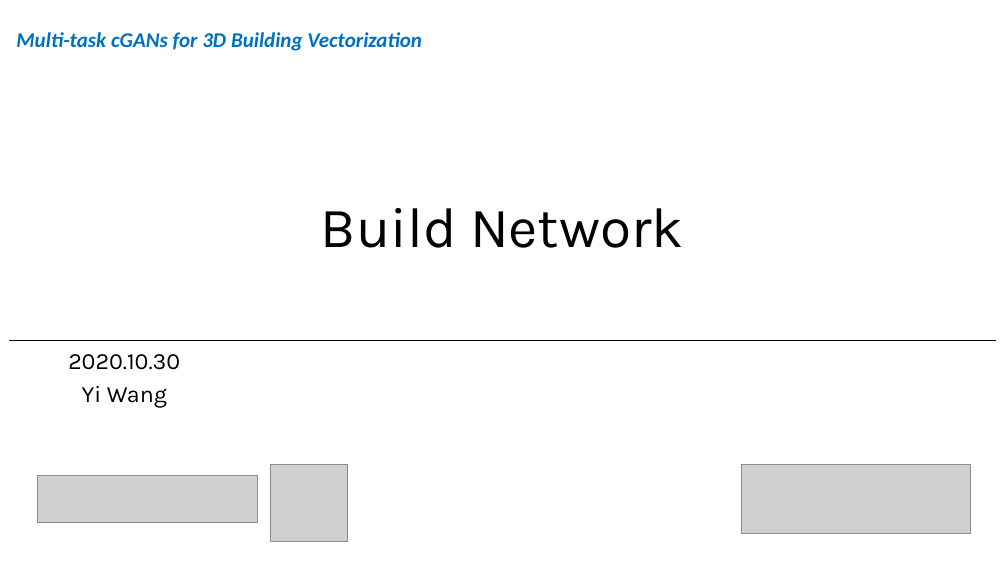
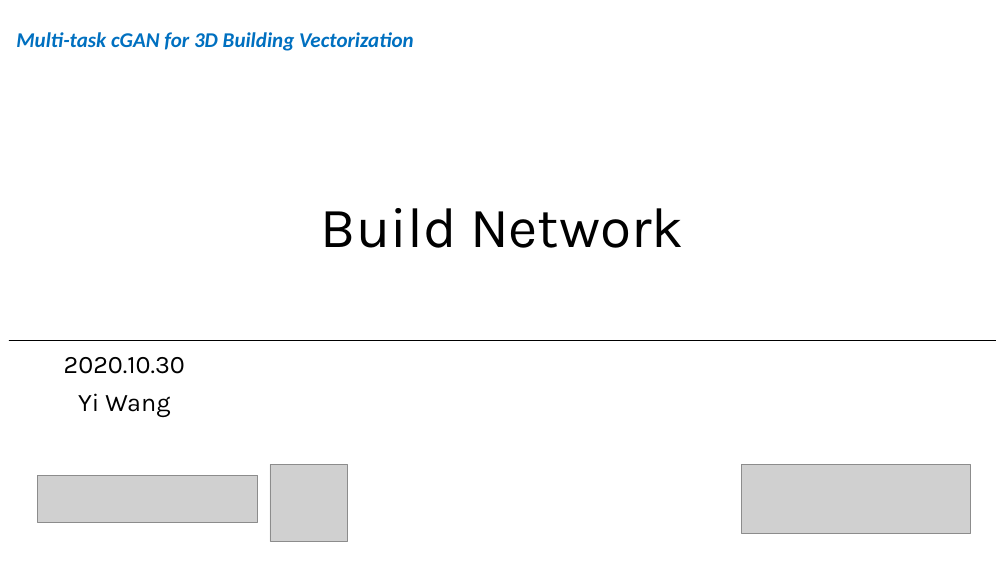
Before and after one commit to wangyi111/Building-Vectorization-3D, a slide deck: slide 1 of assets/reports/20201029_BuildNetwork.pptx. Drawn at 1008x567 pixels with LibreOffice and Linux fonts; fonts in the diff are those of the drawing; grey boxes stand for pictures. Boxes give left, top, right and bottom in pixels: in the first picture for what was removed or moved away, otherwise in the second. Text is boxed around its words. In the diff, an @@ line names an element or a change of style, - is before the commit and + after.

```diff
--- a/assets/reports/20201029_BuildNetwork.pptx
+++ b/assets/reports/20201029_BuildNetwork.pptx
@@ text at (x1=16, y1=32, x2=414, y2=51): text changed @@
-Multi-task cGANs for 3D Building Vectorization
+Multi-task cGAN for 3D Building Vectorization
@@ text "2020.10.30" at (x1=64, y1=357, x2=185, y2=417): size 22.2 to 24 pt; line spacing 0.8 to 0.9 @@
```
Also in this commit, not shown: 11 other slides changed, 5 slides added, 1 slide removed, 1 other file.
